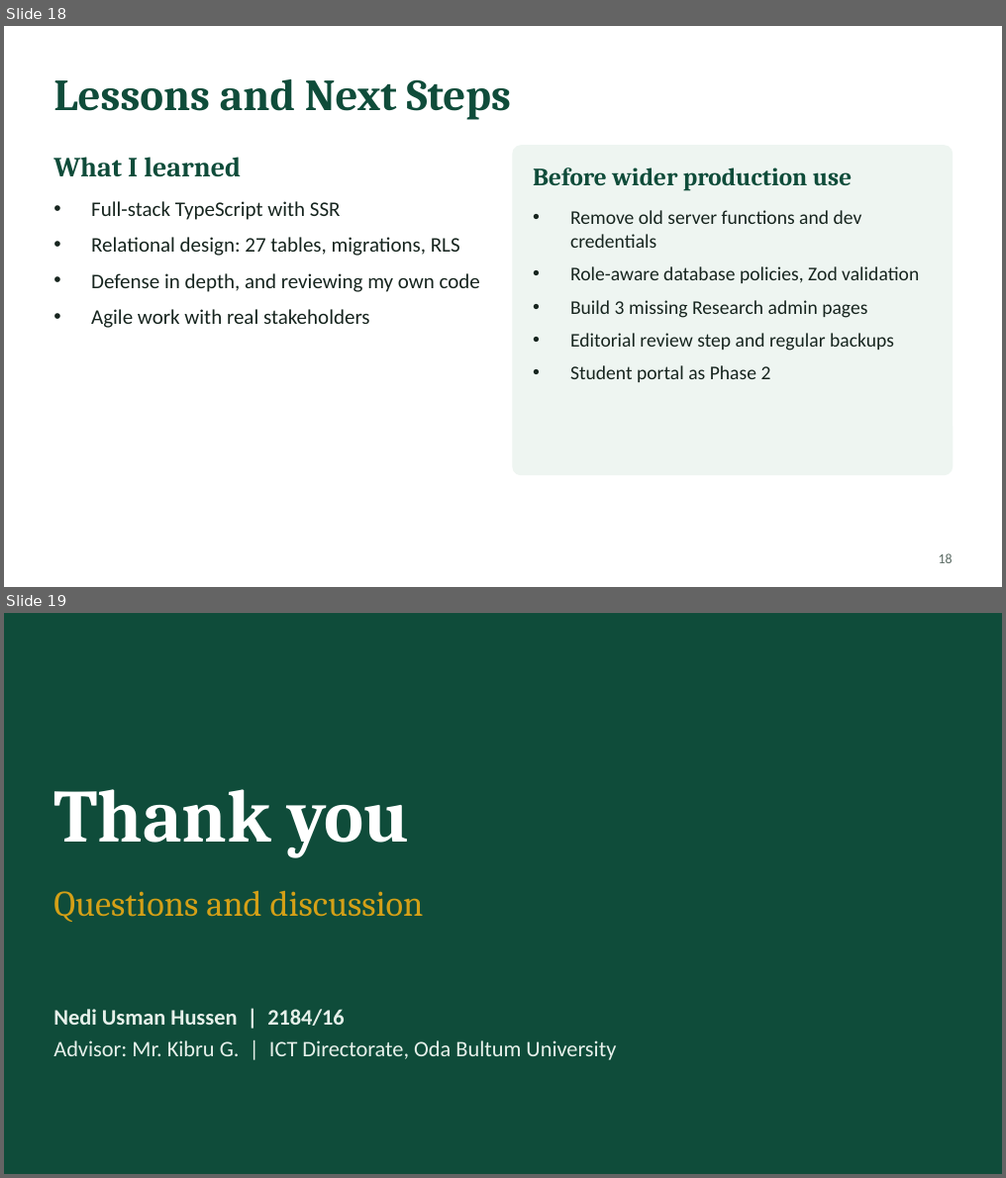
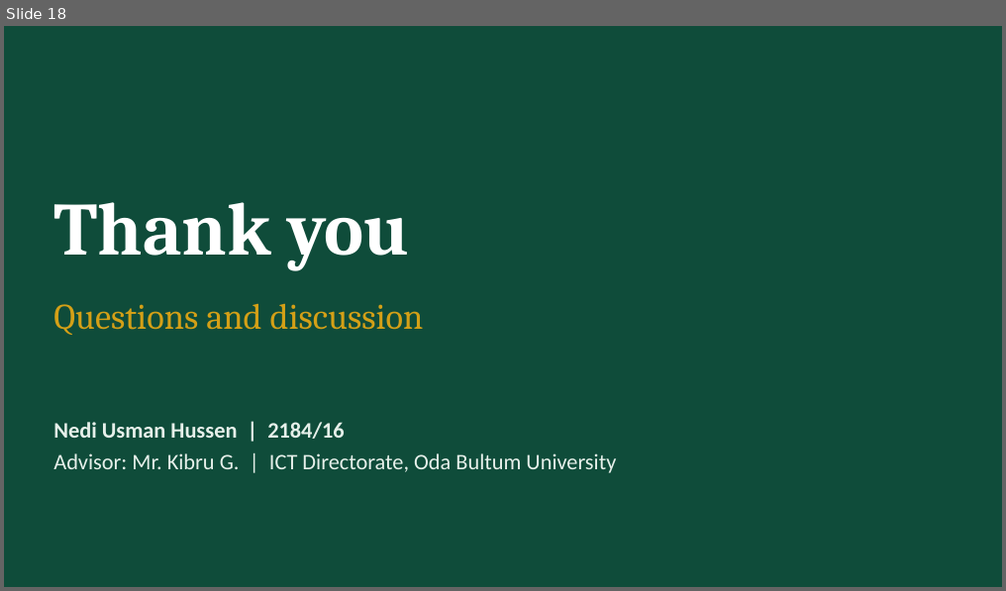
Before and after one commit to Nediusman/OBU-Intern, a slide deck: document/OBU-CMS_Presentation.pptx. Shown one above the other, each under a label of ours: slides 18 and 19 before the commit, slide 18 after it. The pictures are 1006x1178 and 1006x591 pixels, drawn with LibreOffice and Linux fonts; fonts in the diff are those of the drawing. Boxes give left, top, right and bottom in pixels: in the first picture for what was removed or moved away, otherwise in the second. Text is boxed around its words. In the diff, an @@ line names an element or a change of style, - is before the commit and + after.

```diff
--- a/document/OBU-CMS_Presentation.pptx
+++ b/document/OBU-CMS_Presentation.pptx
@@ slide 18 removed at [4, 26, 1002, 587], background #FFFFFF @@
@@ title removed at [54, 79, 511, 120] @@
-Lessons and Next Steps
@@ text removed at [54, 157, 241, 177] @@
-What I learned
@@ rounded rectangle removed at [513, 146, 952, 475] @@
@@ text removed at [533, 168, 851, 191] @@
-Before wider production use
@@ text removed at [91, 201, 480, 328] @@
-• Full-stack TypeScript with SSR
-• Relational design: 27 tables, migrations, RLS
-• Defense in depth, and reviewing my own code
-• Agile work with real stakeholders
@@ text removed at [570, 210, 919, 382] @@
-• Remove old server functions and dev credentials
-• Role-aware database policies, Zod validation
-• Build 3 missing Research admin pages
-• Editorial review step and regular backups
-• Student portal as Phase 2
@@ page number removed at [939, 554, 952, 564] @@
-18
@@ what was slide 19 is now slide 18 @@
```
Also in this commit, not shown: 5 slides changed, 12 slides added, 12 other slides removed, 25 other files.
